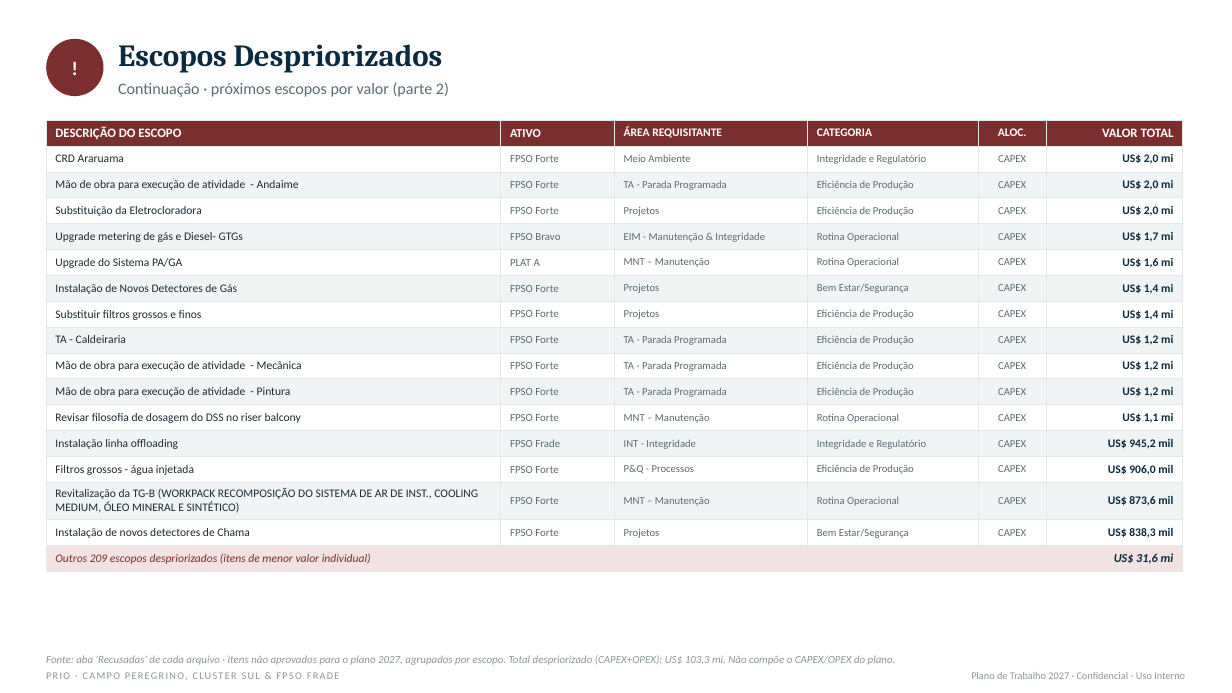
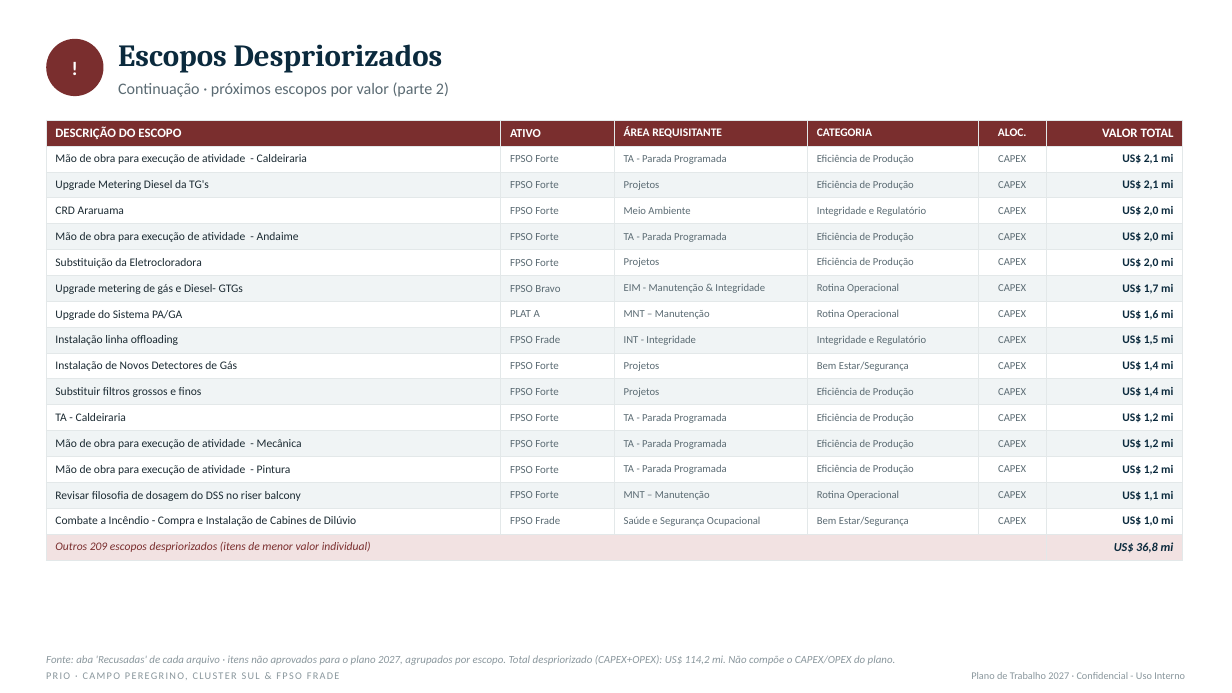
Before and after one commit to LucasRibaas/Planejamento, a slide deck: slide 15 of PRIO_Top_CAPEX_OPEX_Despriorizados_2027.pptx. Drawn at 1232x693 pixels with LibreOffice and Linux fonts; fonts in the diff are those of the drawing. Boxes give left, top, right and bottom in pixels: in the first picture for what was removed or moved away, otherwise in the second. Text is boxed around its words. In the diff, an @@ line names an element or a change of style, - is before the commit and + after.

```diff
--- a/PRIO_Top_CAPEX_OPEX_Despriorizados_2027.pptx
+++ b/PRIO_Top_CAPEX_OPEX_Despriorizados_2027.pptx
@@ table at box(46, 120, 1183, 557) @@
+row 2: Mão de obra para execução de atividade - Caldeiraria | FPSO Forte | TA - Parada Programada | Eficiência de Produção | CAPEX | US$ 2,1 mi
+row 3: Upgrade Metering Diesel da TG's | FPSO Forte | Projetos | Eficiência de Produção | CAPEX | US$ 2,1 mi
+row 9: Instalação linha offloading | FPSO Frade | INT - Integridade | Integridade e Regulatório | CAPEX | US$ 1,5 mi
-row 13: Instalação linha offloading | FPSO Frade | INT - Integridade | Integridade e Regulatório | CAPEX | US$ 945,2 mil
-row 14: Filtros grossos - água injetada | FPSO Forte | P&Q - Processos | Eficiência de Produção | CAPEX | US$ 906,0 mil
-row 15: Revitalização da TG-B (WORKPACK RECOMPOSIÇÃO DO SISTEMA DE AR DE INST., COOLING MEDIUM, ÓLEO MINERAL E SINTÉTICO) | FPSO Forte | MNT – Manutenção | Rotina Operacional | CAPEX | US$ 873,6 mil
-row 16: Instalação de novos detectores de Chama | FPSO Forte | Projetos | Bem Estar/Segurança | CAPEX | US$ 838,3 mil
-row 17: Outros 209 escopos despriorizados (itens de menor valor individual) |  |  |  |  | US$ 31,6 mi
+row 16: Combate a Incêndio - Compra e Instalação de Cabines de Dilúvio | FPSO Frade | Saúde e Segurança Ocupacional | Bem Estar/Segurança | CAPEX | US$ 1,0 mi
+row 17: Outros 209 escopos despriorizados (itens de menor valor individual) |  |  |  |  | US$ 36,8 mi
@@ text at box(46, 655, 896, 665): text changed @@
-Fonte: aba 'Recusadas' de cada arquivo · itens não aprovados para o plano 2027, agrupados por escopo. Total despriorizado (CAPEX+OPEX): US$ 103,3 mi. Não compõe o CAPEX/OPEX do plano.
+Fonte: aba 'Recusadas' de cada arquivo · itens não aprovados para o plano 2027, agrupados por escopo. Total despriorizado (CAPEX+OPEX): US$ 114,2 mi. Não compõe o CAPEX/OPEX do plano.
```
Also in this commit, not shown: 3 other slides changed, 1 other file.
